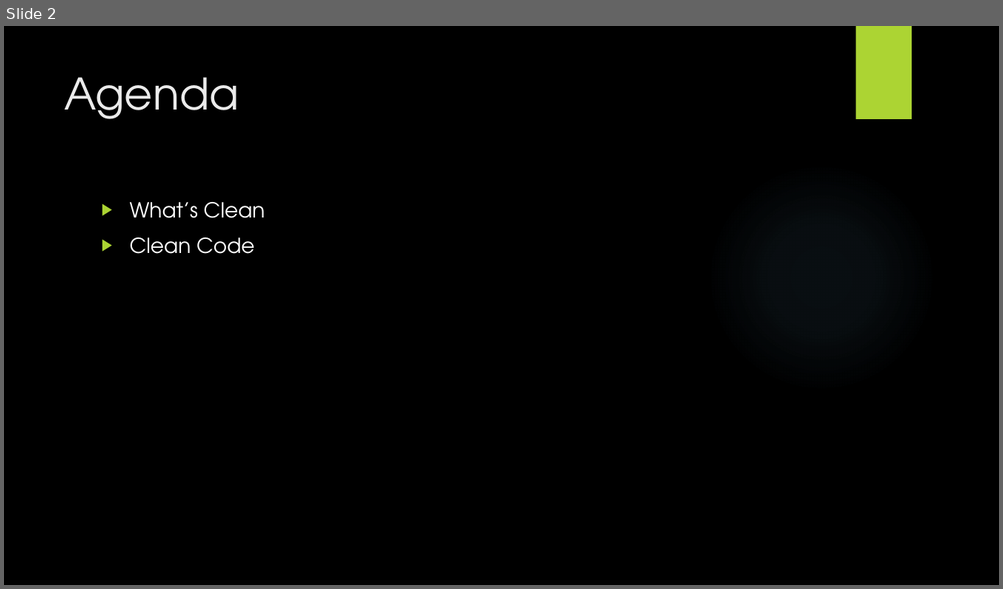
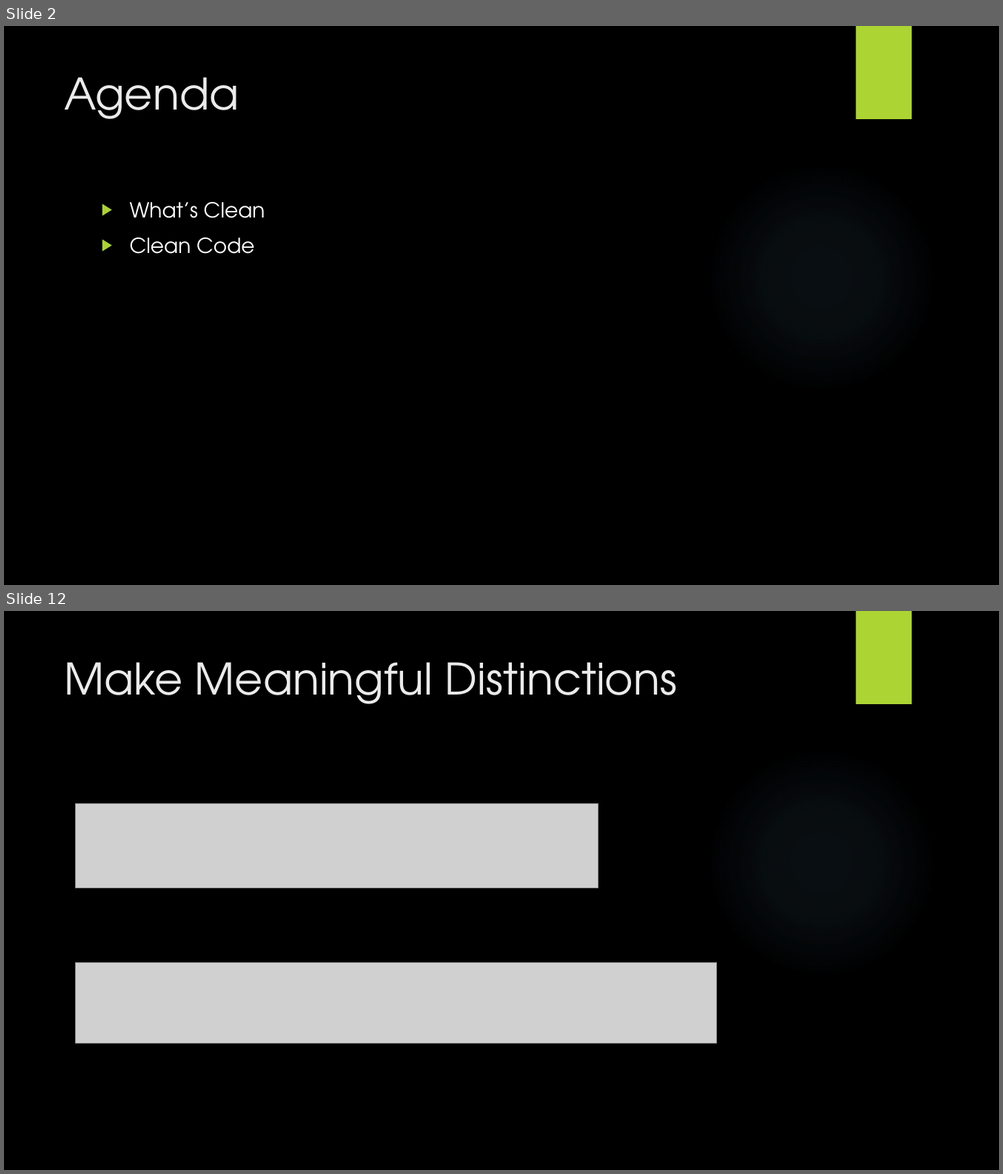
Before and after one commit to wanglifeng/PPT, a slide deck: Clean Code.pptx. Shown one above the other, each under a label of ours: slide 2 before the commit, slides 2 and 12 after it; the slides between them are not shown. The pictures are 1003x589 and 1003x1174 pixels, drawn with LibreOffice and Linux fonts; fonts in the diff are those of the drawing; grey boxes stand for pictures; background and template pictures are left out. Boxes give left, top, right and bottom in pixels: in the first picture for what was removed or moved away, otherwise in the second. Text is boxed around its words. In the diff, an @@ line names an element or a change of style, - is before the commit and + after.

```diff
--- a/Clean Code.pptx
+++ b/Clean Code.pptx
@@ slide 12 added at [4,611,999,1170], background picture (left out); not listed: 2 template elements that a slide beside it also shows @@
@@ title added at [64,662,677,704], 42 pt, text #EBEBEB @@
+Make Meaningful Distinctions
@@ picture added at [76,803,598,889] @@
@@ picture added at [76,963,717,1043] @@
```
Also in this commit, not shown: 1 slide changed, 11 other slides added, 1 slide removed.
